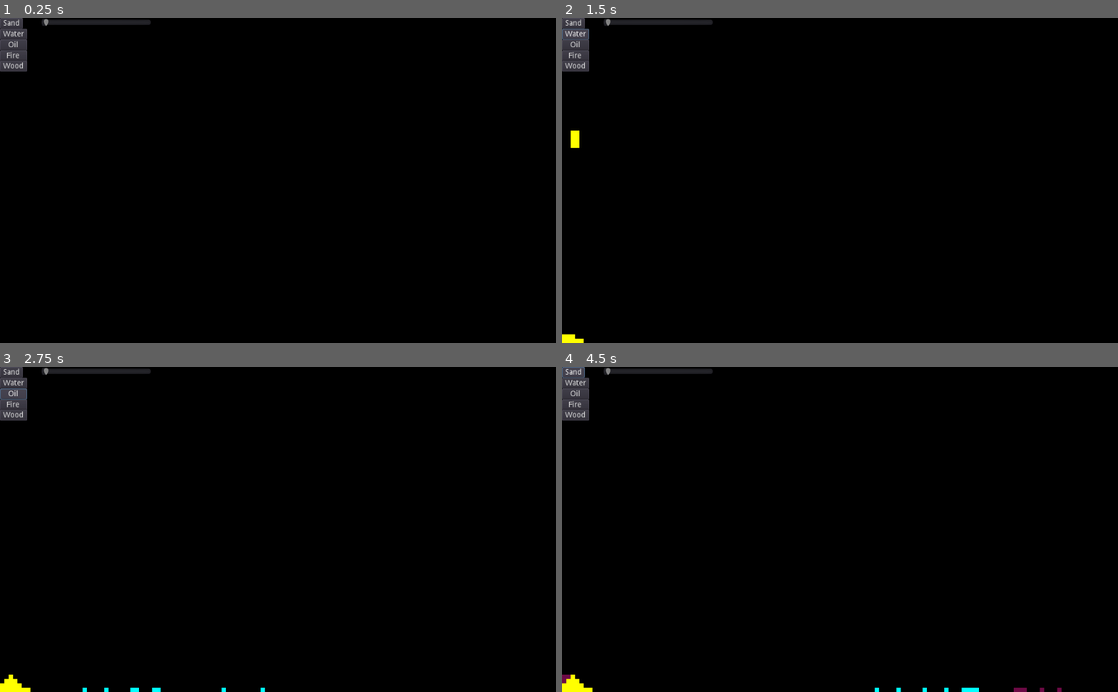
Above: before the commit, frames 1-4 (two rows, left to right).
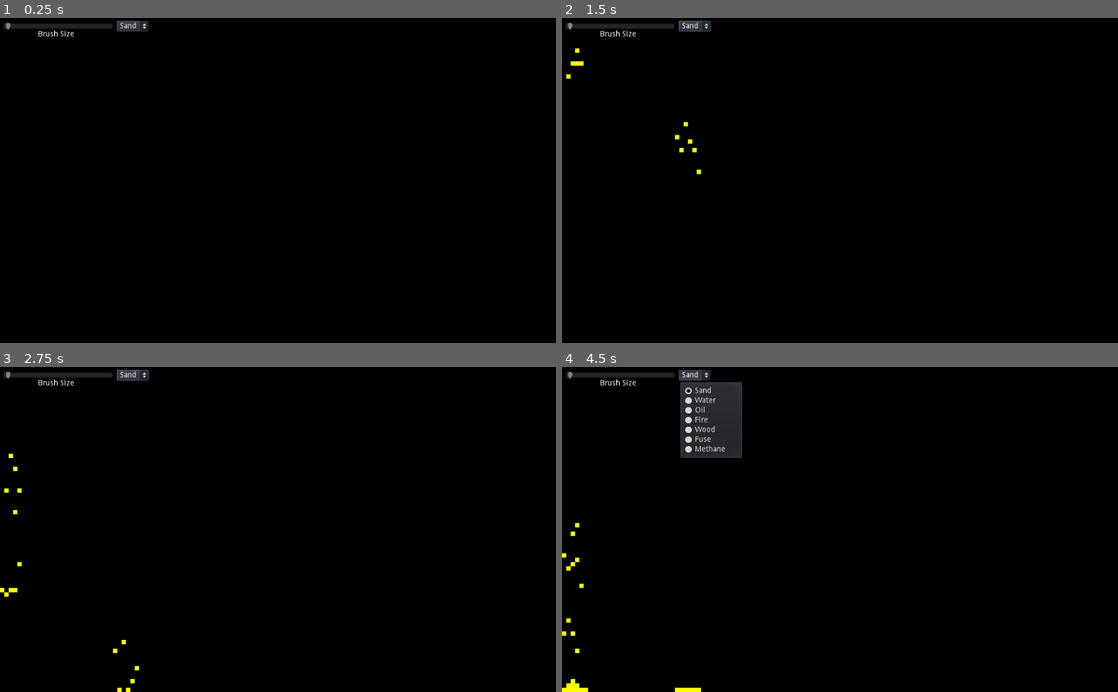
Above: after the commit, the same moments.

Repository: jhonnystene/sandbox
Game: Godot game, scene res://Sandbox.tscn
Same seed, same stepped clock (60 frames per second), same inputs: the game is played once before the commit and once after it.
Inputs (mouse positions are in pixels of both pictures, inside the frame that each line leads up to):
- Up to frame 1 (0.25 s): no input
- Up to frame 2 (1.5 s): click "Sand" at 0.5 s; click (573, 34) at 1.25 s, where only the run before the commit has a clickable "Water"
- Up to frame 3 (2.75 s): click (11, 393) at 2 s, where only the run before the commit has a clickable "Oil"
- Up to frame 4 (4.5 s): click (573, 406) at 2.75 s, where only the run before the commit has a clickable "Fire"; click (573, 415) at 3.5 s, where only the run before the commit has a clickable "Wood"; click "Sand" at 4.25 s

The runs differ from the first frame. In frame 1, 1.4% of the frame differs, in the area x 0-28%, y 0-17%; in frame 2, 1.6%; in frame 3, 1.9%; in frame 4, 4.4%, in the area x 0-90%, y 0-100%.

Commit message:
Start work on 1.1.0

Diff:
--- a/Sandbox.gd
+++ b/Sandbox.gd
@@ -12,21 +12,25 @@
 const TYPE_AIR = {"color": Color(0, 0, 0), "density": 0, "flammable": false, "physics_material": "air", "simulation_material": "none"}
 
 # Powder
-const TYPE_SAND = {"color": Color(188, 217, 0), "density": 3, "flammable": false, "physics_passes": 2, "physics_material": "powder", "simulation_material": "none"}
+const TYPE_SAND = {"color": Color(188, 217, 0), "density": 3, "flammable": false, "physics_passes": 2, "physics_material": "powder", "physics_chance": 75, "simulation_material": "none"}
 
 # Liquid
-const TYPE_WATER = {"color": Color(0, 112, 217), "density": 1, "flammable": false, "physics_passes": 4, "physics_material": "liquid", "simulation_material": "water", "viscosity": 70, "flow_direction": -1}
-const TYPE_OIL = {"color": Color("#6e0b46"), "density": 2, "flammable": true, "burn_time": 0.3, "physics_passes": 2, "physics_material": "liquid", "simulation_material": "none", "viscosity": 95, "flow_direction": -1}
+const TYPE_WATER = {"color": Color(0, 112, 217), "density": 1, "flammable": false, "physics_passes": 3, "physics_material": "liquid", "physics_chance": 75, "simulation_material": "water", "viscosity": 70, "flow_direction": -1}
+const TYPE_OIL = {"color": Color("#6e0b46"), "density": 2, "flammable": true, "burn_time": 0.3, "physics_passes": 2, "physics_material": "liquid", "physics_chance": 75, "simulation_material": "none", "viscosity": 95, "flow_direction": -1}
 
 # Gas
-const TYPE_STEAM = {"color": Color("#9fd6fc"), "density": 0, "flammable": false, "physics_passes": 1, "physics_material": "rising", "simulation_material": "steam"}
+const TYPE_STEAM = {"color": Color("#9fd6fc"), "density": 0, "flammable": false, "physics_passes": 1, "physics_material": "rising", "physics_chance": 75, "flow_direction": -1, "simulation_material": "steam"}
+const TYPE_METHANE = {"color": Color("#7a08a3"), "density": 0, "flammable": true, "burn_time": 0.2, "physics_passes": 1, "physics_material": "rising", "physics_chance": 75, "flow_direction": -1, "simulation_material": "none"}
 
 # Solid
 const TYPE_WOOD = {"color": Color("#634f1a"), "density": 5, "flammable": true, "burn_time": 3, "physics_material": "solid", "simulation_material": "none"}
+const TYPE_FUSE = {"color": Color("#27a308"), "density": 5, "flammable": true, "burn_time": 0.3, "physics_material": "solid", "simulation_material": "none"}
 
 # Burning
-const TYPE_FIRE = {"color": Color("#edab26"), "density": 1, "flammable": false, "physics_material": "none", "simulation_material": "fire", "time_to_live": 0.1}
-const TYPE_EMBER = {"color": Color("#d8eb10"), "density": 0, "flammable": false, "physics_passes": 1, "physics_material": "rising", "simulation_material": "fire", "time_to_live": 1}
+const TYPE_FIRE = {"color": Color("#edab26"), "density": 9, "flammable": false, "physics_material": "none", "simulation_material": "fire", "time_to_live": 0.1}
+const TYPE_EMBER = {"color": Color("#d8eb10"), "density": 0, "flammable": false, "physics_passes": 1, "physics_material": "rising", "physics_chance": 75, "flow_direction": -1, "simulation_material": "fire", "time_to_live": 1}
+
+const TYPE_TRANSLATION = {"Sand": TYPE_SAND, "Water": TYPE_WATER, "Oil": TYPE_OIL, "Fire": TYPE_FIRE, "Wood": TYPE_WOOD, "Fuse": TYPE_FUSE, "Methane": TYPE_METHANE}
 
 var selected = TYPE_SAND
 
@@ -39,7 +43,7 @@
 	changedPixels[Vector2(x, y)] = true
 	world[x][y] = value.duplicate(true)
 	# Physics randomization
-	if(IsGroup(value, "liquid")):
+	if(IsGroup(value, "liquid") or IsGroup(value, "rising")):
 		var flow_direction = -1
 		if(rand_range(0, 100) < 50):
 			flow_direction = 1
@@ -198,6 +202,8 @@
 				var cx = x
 				var cy = y
 				for _i in range(0, pixel["physics_passes"]):
+					if(rand_range(0, 100) < pixel["physics_chance"]):
+						continue
 					if(IsSwappable(cx, cy, cx, cy + 1)):
 						SwapPixels(cx, cy, cx, cy + 1)
 						cy += 1
@@ -211,24 +217,29 @@
 						cy += 1
 					else:
 						break
-			elif(IsGroup(pixel, "liquid")): # Water
+			elif(IsGroup(pixel, "liquid") or IsGroup(pixel, "rising")):
 				var cx = x
 				var cy = y
 				var flow_direction = pixel["flow_direction"]
+				var y_direction = 1
+				if(IsGroup(pixel, "rising")):
+					y_direction = -1
 				for _i in range(0, pixel["physics_passes"]):
+					if(rand_range(0, 100) < pixel["physics_chance"]):
+						continue
 					var do_not_propagate_sideways = false
 
-					if(IsSwappable(cx, cy, cx, cy + 1)):
-						SwapPixels(cx, cy, cx, cy + 1)
-						cy += 1
-
-					elif(IsSwappable(cx, cy, cx + flow_direction, cy + 1)):
-						SwapPixels(cx, cy, cx + flow_direction, cy + 1)
+					if(IsSwappable(cx, cy, cx, cy + y_direction)):
+						SwapPixels(cx, cy, cx, cy + y_direction)
+						cy += 1
+
+					elif(IsSwappable(cx, cy, cx + flow_direction, cy + y_direction)):
+						SwapPixels(cx, cy, cx + flow_direction, cy + y_direction)
 						cx += flow_direction
 						cy += 1
 
-					elif(IsSwappable(cx, cy, cx - flow_direction, cy + 1)):
-						SwapPixels(cx, cy, cx - flow_direction, cy + 1)
+					elif(IsSwappable(cx, cy, cx - flow_direction, cy + y_direction)):
+						SwapPixels(cx, cy, cx - flow_direction, cy + y_direction)
 						cx -= flow_direction
 						cy += 1
 
@@ -244,10 +255,6 @@
 
 					else:
 						break
-			elif(IsGroup(pixel, "rising")):
-				for _i in range(0, pixel["physics_passes"]):
-					if(IsSwappable(x, y, x, y - 1) and rand_range(0, 100) < 25):
-						SwapPixels(x, y, x, y - 1)
 func UpdateSandboxImage():
 	# Fill in image
 	sandboxImage.lock()
@@ -262,6 +269,8 @@
 	$Display.texture.set_flags(0)
 
 func _process(delta):
+	selected = TYPE_TRANSLATION[$UI/OptionButton.text]
+
 	if(Input.is_mouse_button_pressed(BUTTON_LEFT)):
 		var x = get_viewport().get_mouse_position().x / $Display.scale.x
 		var y = get_viewport().get_mouse_position().y / $Display.scale.y
@@ -270,31 +279,29 @@
 
 		for sx in range(x - cursor_offset, x + cursor_offset):
 			for sy in range(y - cursor_offset, y + cursor_offset):
+				if not(IsPositionValid(sx, sy)):
+					continue
 				SetPixel(sx, sy, selected)
 				if(IsGroup(selected, "liquid")):
 					var flow_direction = -1
 					if(rand_range(0, 100) < 50):
 						flow_direction = 1
 					world[sx][sy]["flow_direction"] = flow_direction
-
+	elif(Input.is_mouse_button_pressed(BUTTON_RIGHT)):
+		var x = get_viewport().get_mouse_position().x / $Display.scale.x
+		var y = get_viewport().get_mouse_position().y / $Display.scale.y
+		var cursor_size = $UI/HSlider.value
+		var cursor_offset = floor(cursor_size / 2)
+
+		for sx in range(x - cursor_offset, x + cursor_offset):
+			for sy in range(y - cursor_offset, y + cursor_offset):
+				SetPixel(sx, sy, TYPE_AIR)
 	ProcessWorld(delta)
 	UpdateSandboxImage()
 
 func _ready():
+	for type in TYPE_TRANSLATION:
+		$UI/OptionButton.add_item(type)
+
 	GenerateWorld()
 	GenerateSandboxImage()
-
-func _on_SandButton_pressed():
-	selected = TYPE_SAND
-
-func _on_WaterButton_pressed():
-	selected = TYPE_WATER
-
-func _on_OilButton_pressed():
-	selected = TYPE_OIL
-
-func _on_FireButton_pressed():
-	selected = TYPE_FIRE
-
-func _on_WoodButton_pressed():
-	selected = TYPE_WOOD
--- a/Sandbox.tscn
+++ b/Sandbox.tscn
@@ -1,6 +1,7 @@
-[gd_scene load_steps=3 format=2]
+[gd_scene load_steps=4 format=2]
 
 [ext_resource path="res://Sandbox.gd" type="Script" id=1]
+[ext_resource path="res://Music/Calm2 - Childhood Friends.ogg" type="AudioStream" id=2]
 
 [sub_resource type="ImageTexture" id=1]
 flags = 0
@@ -21,59 +22,32 @@
 "_edit_use_anchors_": false
 }
 
-[node name="SandButton" type="Button" parent="UI"]
-margin_right = 12.0
-margin_bottom = 20.0
-text = "Sand"
-
-[node name="WaterButton" type="Button" parent="UI"]
-margin_top = 20.1298
-margin_right = 50.0
-margin_bottom = 40.1298
-text = "Water"
+[node name="HSlider" type="HSlider" parent="UI"]
+margin_left = 6.54174
+margin_top = 6.98991
+margin_right = 207.542
+margin_bottom = 22.9899
+min_value = 2.0
+max_value = 9.0
+value = 2.0
 __meta__ = {
 "_edit_use_anchors_": false
 }
 
-[node name="OilButton" type="Button" parent="UI"]
-margin_top = 39.8623
-margin_right = 50.0
-margin_bottom = 59.8623
-text = "Oil"
-__meta__ = {
-"_edit_use_anchors_": false
-}
+[node name="Label" type="Label" parent="UI/HSlider"]
+margin_left = 63.0
+margin_top = 15.5
+margin_right = 130.0
+margin_bottom = 29.5
+text = "Brush Size"
 
-[node name="FireButton" type="Button" parent="UI"]
-margin_left = 0.198425
-margin_top = 60.3001
-margin_right = 50.1984
-margin_bottom = 80.3001
-text = "Fire"
-__meta__ = {
-"_edit_use_anchors_": false
-}
+[node name="OptionButton" type="OptionButton" parent="UI"]
+margin_left = 215.401
+margin_top = 5.08246
+margin_right = 244.401
+margin_bottom = 25.0825
 
-[node name="WoodButton" type="Button" parent="UI"]
-margin_left = -0.404724
-margin_top = 78.6068
-margin_right = 49.5953
-margin_bottom = 98.6068
-text = "Wood"
-__meta__ = {
-"_edit_use_anchors_": false
-}
-
-[node name="HSlider" type="HSlider" parent="UI"]
-margin_left = 77.0
-margin_right = 278.0
-margin_bottom = 16.0
-min_value = 2.0
-max_value = 9.0
-value = 2.0
-
-[connection signal="pressed" from="UI/SandButton" to="." method="_on_SandButton_pressed"]
-[connection signal="pressed" from="UI/WaterButton" to="." method="_on_WaterButton_pressed"]
-[connection signal="pressed" from="UI/OilButton" to="." method="_on_OilButton_pressed"]
-[connection signal="pressed" from="UI/FireButton" to="." method="_on_FireButton_pressed"]
-[connection signal="pressed" from="UI/WoodButton" to="." method="_on_WoodButton_pressed"]
+[node name="AudioStreamPlayer" type="AudioStreamPlayer" parent="."]
+stream = ExtResource( 2 )
+volume_db = -13.126
+autoplay = true
--- a/project.godot
+++ b/project.godot
@@ -12,12 +12,17 @@
 
 config/name="sandbox"
 run/main_scene="res://Sandbox.tscn"
-config/icon="res://icon.png"
+boot_splash/image="res://Branding/spr_splash.png"
+config/icon="res://Branding/Icon.png"
 
 [debug]
 
 settings/fps/force_fps=30
 settings/stdout/print_fps=true
+
+[display]
+
+window/size/resizable=false
 
 [physics]
 
Binary file added: Branding/Icon.ico
Binary file changed: Branding/Icon.png
Binary file added: Branding/itchimage.png
Not shown, added: Branding/itchimage.png.import
Not shown, added: Branding/spr_splash.png.import
Not shown, added: Export/Web/favicon.png.import
Not shown, added: Export/Web/index.png.import
Not shown, added: Music/Calm1 - A Place I Call Home.ogg.import
Not shown, added: Music/Calm2 - Childhood Friends.ogg.import
Not shown, added: Music/Calm3 - Peaceful Days.ogg.import
Not shown, added: Music/Calm4 - Sand Castles.ogg.import
Not shown, added: Music/Calm5 - Summer Memories.ogg.import
(and 18 more such lines)
